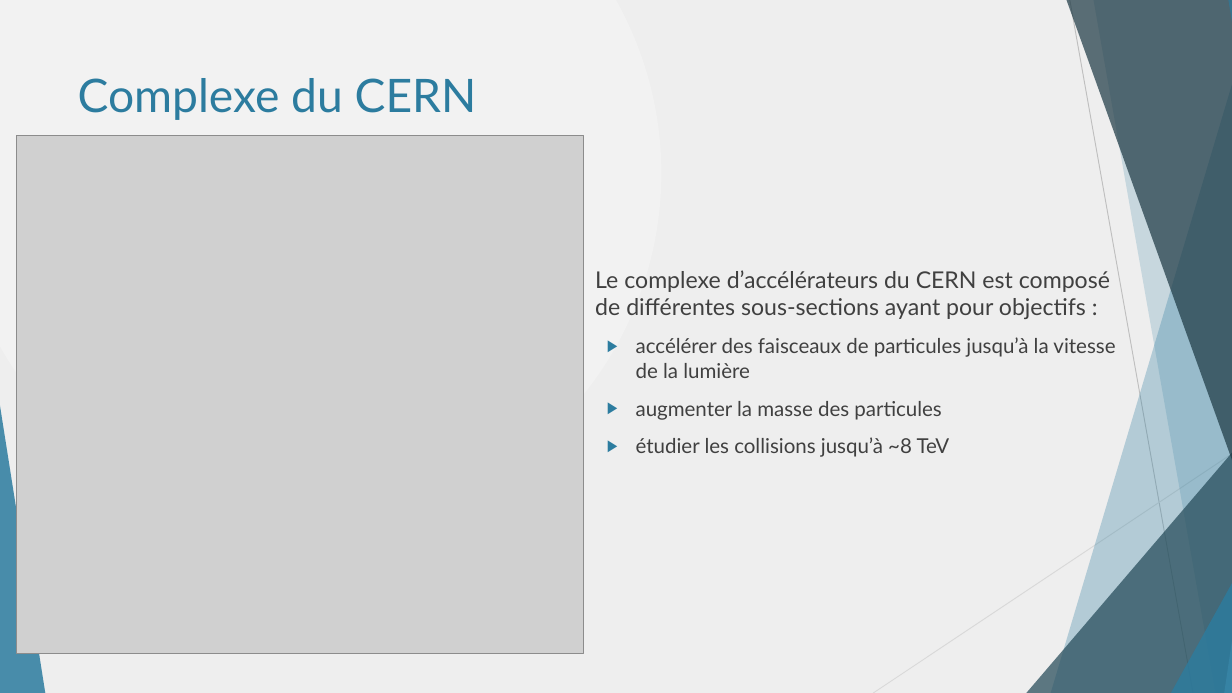
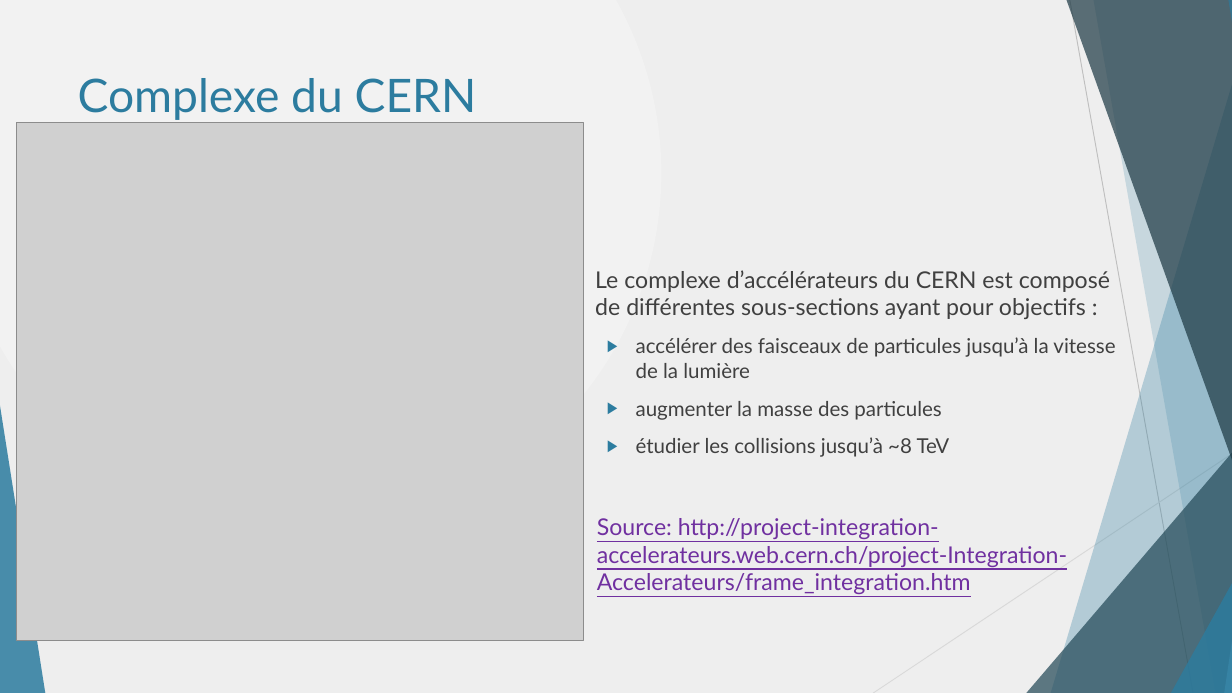
Before and after one commit to danthib76/DesignIV, a slide deck: slide 3 of Remise/Remise 1/Presentation_Remise_1.pptx. Drawn at 1232x693 pixels with LibreOffice and Linux fonts; fonts in the diff are those of the drawing; grey boxes stand for pictures. Boxes give left, top, right and bottom in pixels: in the first picture for what was removed or moved away, otherwise in the second. Text is boxed around its words. In the diff, an @@ line names an element or a change of style, - is before the commit and + after.

Commit message:
Ajout sources

```diff
--- a/Remise/Remise 1/Presentation_Remise_1.pptx
+++ b/Remise/Remise 1/Presentation_Remise_1.pptx
@@ picture: place and size @@
-picture at (17,135,584,653)
+picture at (17,122,584,640)
@@ text added at (597,518,1067,594), 18 pt, text #7030A0, underline @@
+Source: http://project-integration-accelerateurs.web.cern.ch/project-Integration-Accelerateurs/frame_integration.htm
```
Also in this commit, not shown: 11 other slides changed.
